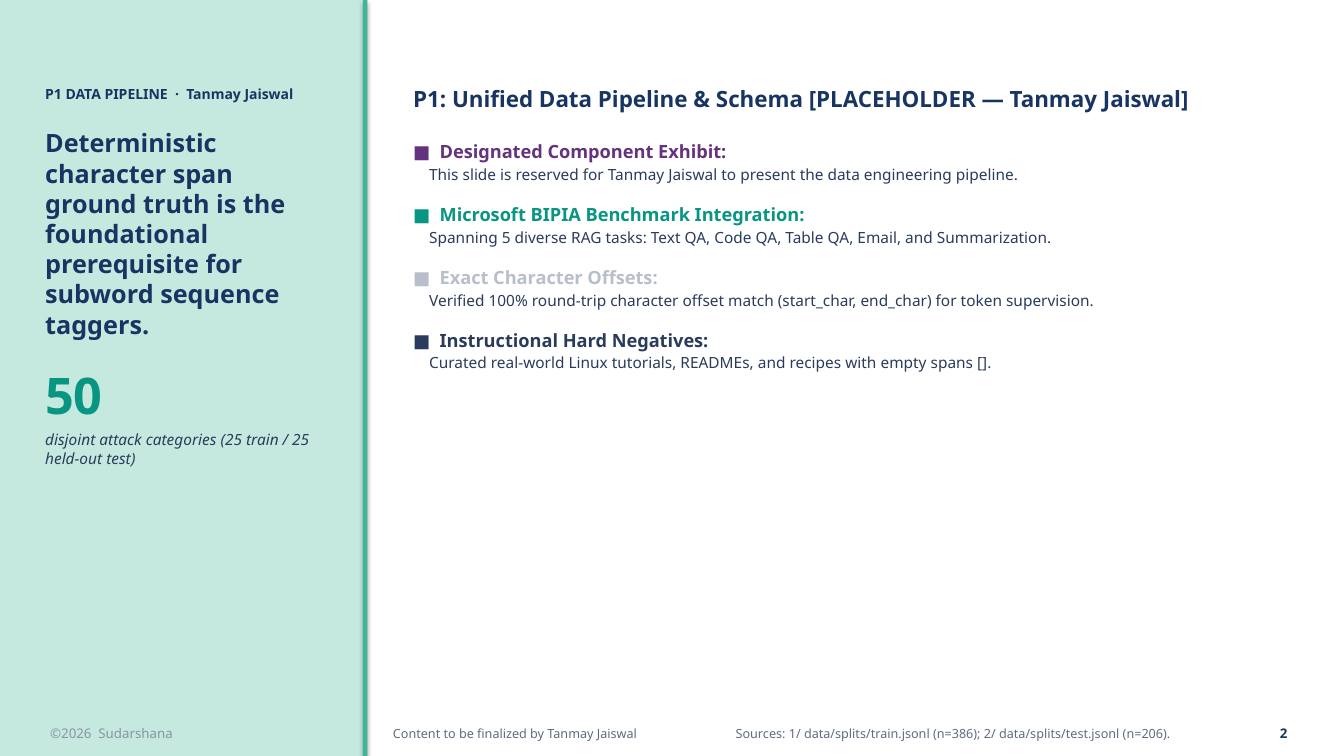
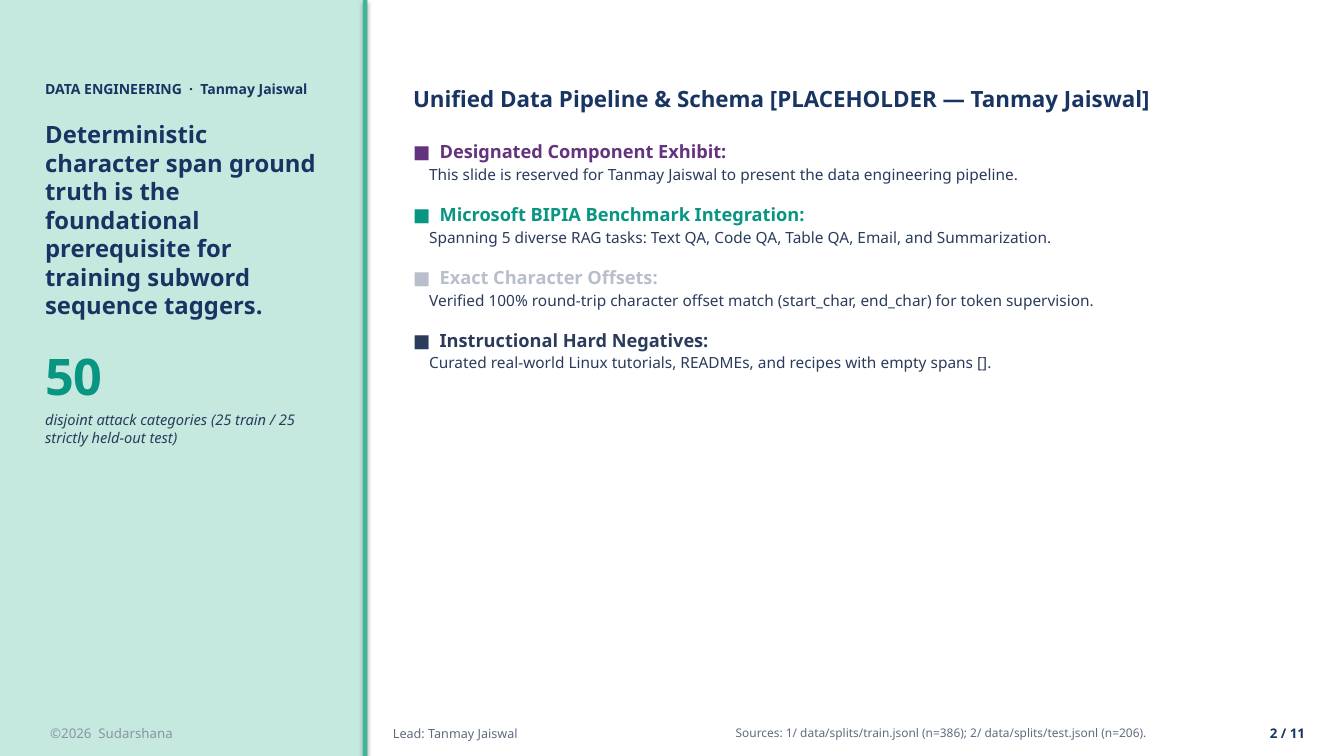
Before and after one commit to HarK-github/Sudarshana, a slide deck: slide 2 of reports/Sudarshana_a16z_Presentation.pptx. Drawn at 1344x756 pixels with LibreOffice and Linux fonts; fonts in the diff are those of the drawing. Boxes give left, top, right and bottom in pixels: in the first picture for what was removed or moved away, otherwise in the second. Text is boxed around its words. In the diff, an @@ line names an element or a change of style, - is before the commit and + after.

Commit message:
feat(slides): clean chart-only exhibit layouts across Harshit's slides with zero lingering text

```diff
--- a/reports/Sudarshana_a16z_Presentation.pptx
+++ b/reports/Sudarshana_a16z_Presentation.pptx
@@ text at (45, 83, 316, 320): text changed; size 18 to 17 pt @@
-P1 DATA PIPELINE · Tanmay Jaiswal
-Deterministic character span ground truth is the foundational prerequisite for subword sequence taggers.
+DATA ENGINEERING · Tanmay Jaiswal
+Deterministic character span ground truth is the foundational prerequisite for training subword sequence taggers.
@@ text at (413, 90, 1150, 113): text changed @@
-P1: Unified Data Pipeline & Schema [PLACEHOLDER — Tanmay Jaiswal]
+Unified Data Pipeline & Schema [PLACEHOLDER — Tanmay Jaiswal]
@@ text at (45, 414, 295, 447): text changed; size 11 to 10.5 pt @@
-disjoint attack categories (25 train / 25 held-out test)
+disjoint attack categories (25 train / 25 strictly held-out test)
@@ text at (393, 728, 518, 741): text changed @@
-Content to be finalized by Tanmay Jaiswal
+Lead: Tanmay Jaiswal
@@ text "Sources: 1/ data/splits/train.jsonl (n=386); 2/ ..." at (736, 728, 1146, 740): size 9 to 8.5 pt @@
@@ text at (1270, 728, 1305, 738): text changed @@
-2
+2 / 11
```
Also in this commit, not shown: 9 other slides changed, 1 slide added, 10 other files.
